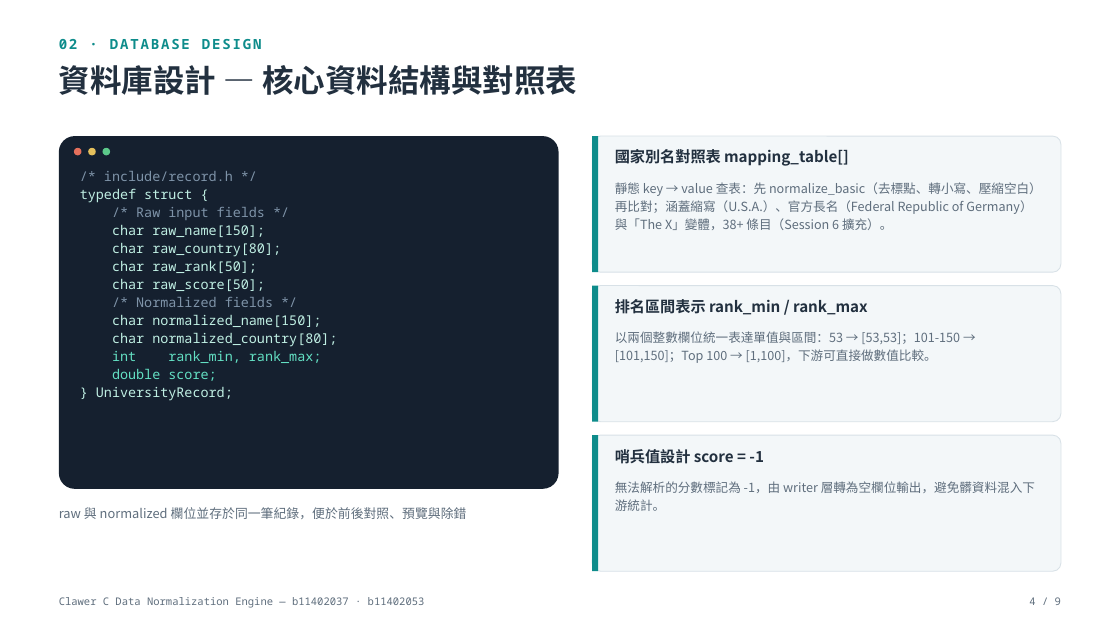
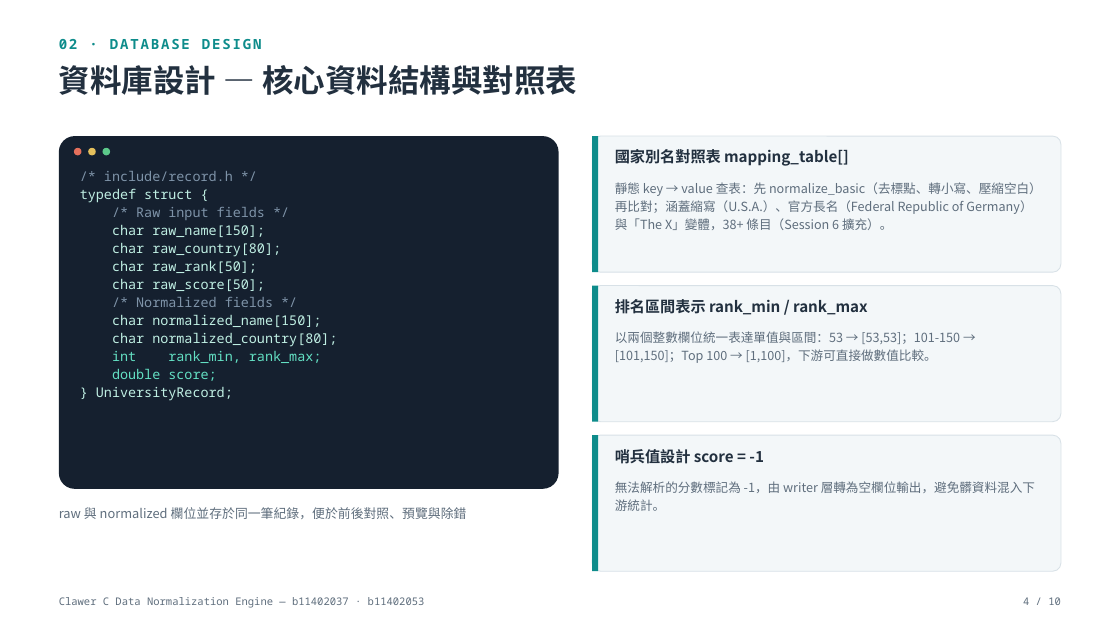
Before and after one commit to heinricitorgau/Clawer-C-Data-Normalization-Engine, a slide deck: slide 4 of b11402037-b11402053-demo.pptx. Drawn at 1120x630 pixels with LibreOffice and Linux fonts; fonts in the diff are those of the drawing. Boxes give left, top, right and bottom in pixels: in the first picture for what was removed or moved away, otherwise in the second. Text is boxed around its words. In the diff, an @@ line names an element or a change of style, - is before the commit and + after.

```diff
--- a/b11402037-b11402053-demo.pptx
+++ b/b11402037-b11402053-demo.pptx
@@ text at bbox=[1023, 597, 1061, 605]: text changed @@
-4 / 9
+4 / 10
```
Also in this commit, not shown: 7 other slides changed, 1 slide added, 2 other files.
